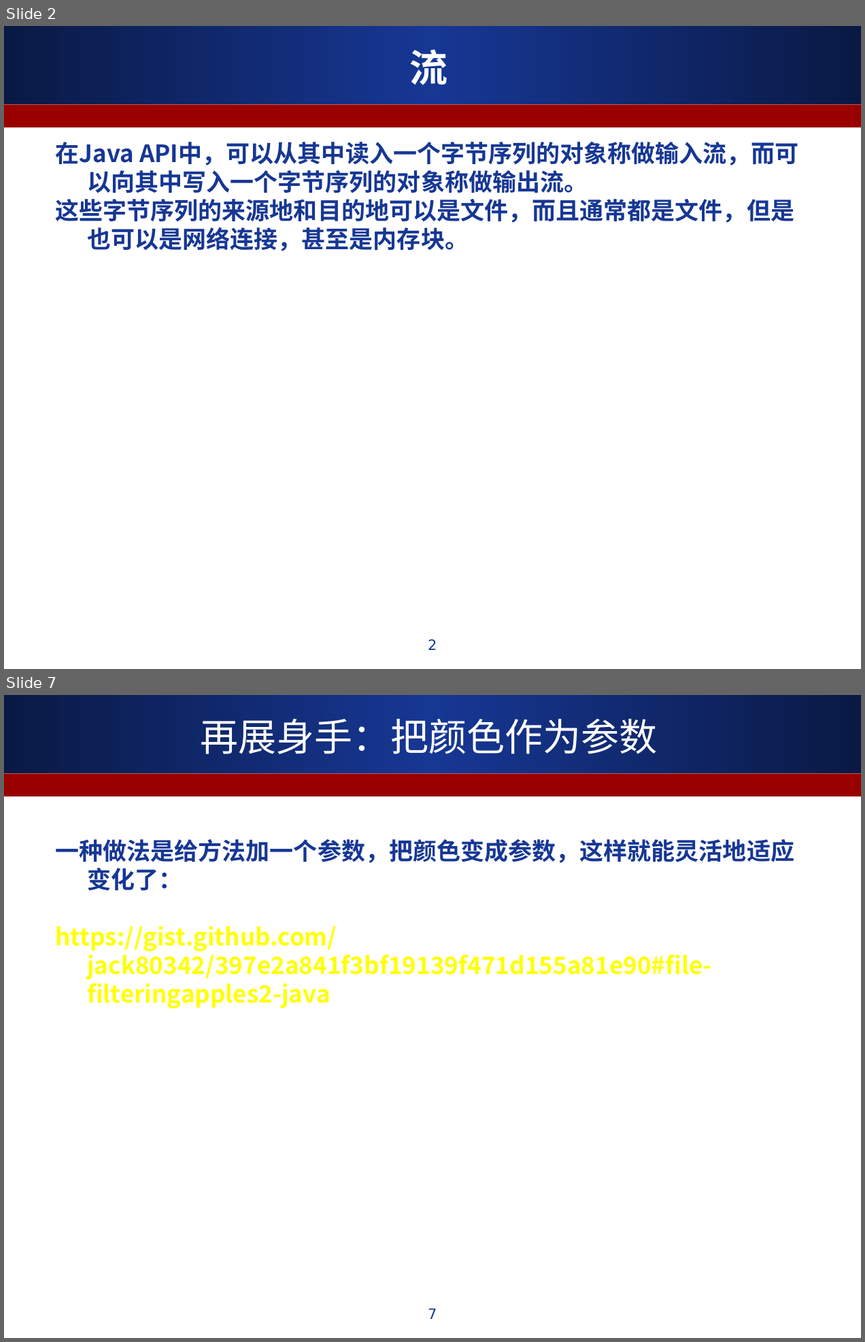
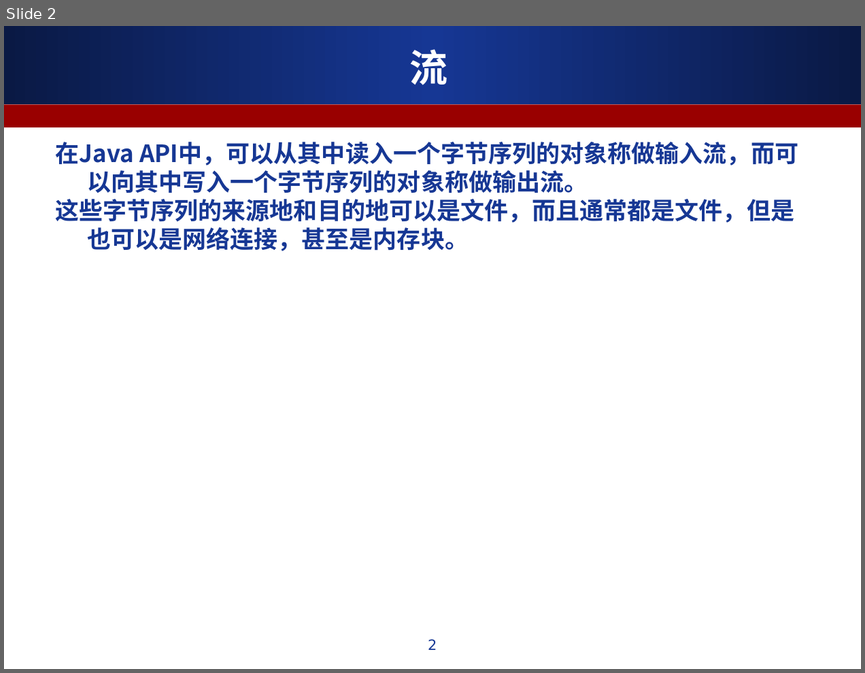
Before and after one commit to ALiberInc/Training, a slide deck: Java/第七章_流与文件.ppt. Shown one above the other, each under a label of ours: slides 2 and 7 before the commit, slide 2 after it; the slides between them are not shown. The pictures are 865x1342 and 865x673 pixels, drawn with LibreOffice and Linux fonts; fonts in the diff are those of the drawing. Boxes give left, top, right and bottom in pixels: in the first picture for what was removed or moved away, otherwise in the second. Text is boxed around its words. In the diff, an @@ line names an element or a change of style, - is before the commit and + after.

```diff
--- a/Java/第七章_流与文件.ppt
+++ b/Java/第七章_流与文件.ppt
@@ slide 7 removed at box(4, 695, 861, 1338), background #FFFFFF; not listed: 2 template elements that a slide beside it also shows @@
@@ title removed at box(200, 719, 657, 754) @@
-再展身手：把颜色作为参数
@@ text removed at box(55, 839, 794, 1008) @@
-一种做法是给方法加一个参数，把颜色变成参数，这样就能灵活地适应变化了：
-https://gist.github.com/jack80342/397e2a841f3bf19139f471d155a81e90#file-filteringapples2-java
@@ page number removed at box(428, 1308, 436, 1319) @@
-7
```
Also in this commit, not shown: 1 slide changed, 3 slides added, 14 other slides removed.
